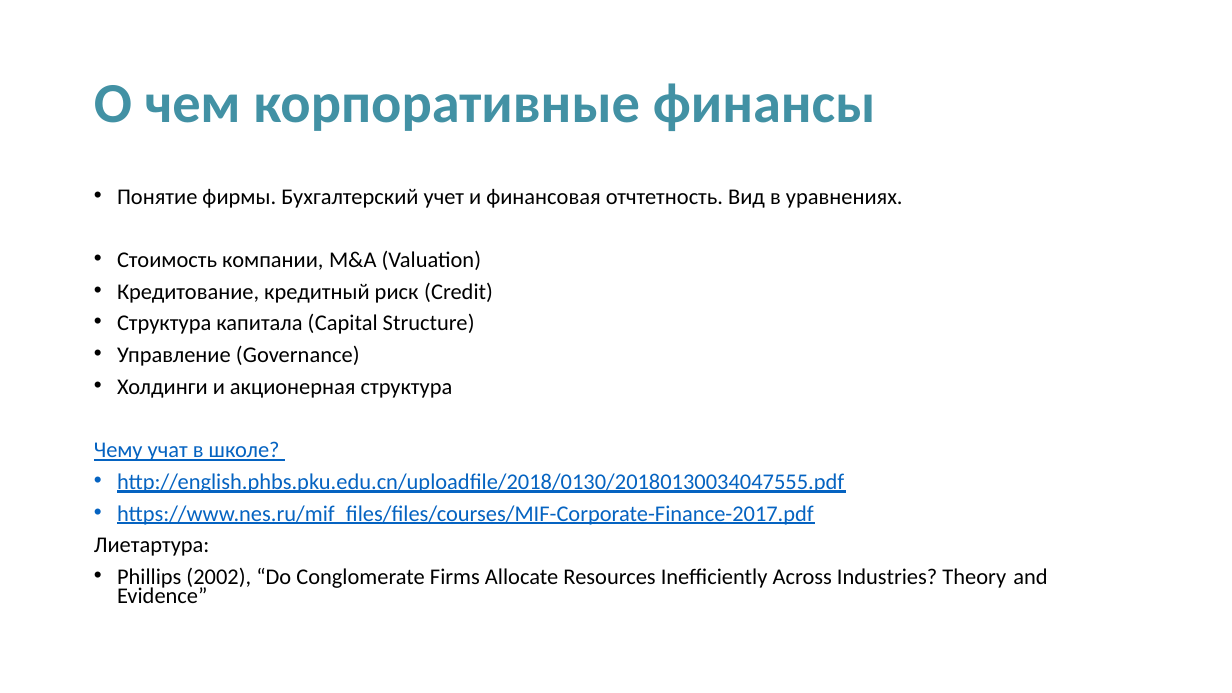
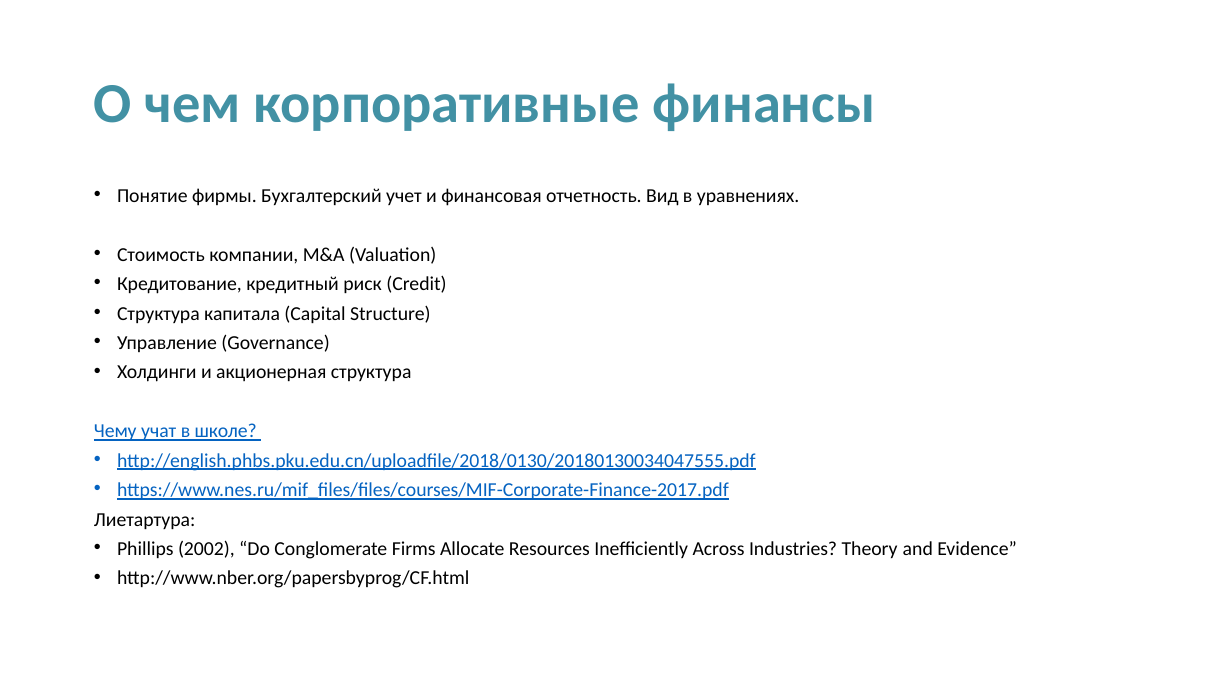
Before and after one commit to ru-corporate/teaching-2018, a slide deck: slide 21 of MRFS_course_outline.pptx (slide 15 before the commit). Drawn at 1232x693 pixels with LibreOffice and Linux fonts; fonts in the diff are those of the drawing. Boxes give left, top, right and bottom in pixels: in the first picture for what was removed or moved away, otherwise in the second. Text is boxed around its words. In the diff, an @@ line names an element or a change of style, - is before the commit and + after.

```diff
--- a/MRFS_course_outline.pptx
+++ b/MRFS_course_outline.pptx
@@ text at bbox=[117, 188, 800, 206]: text changed; size 17.5 to 15.4 pt @@
-• Понятие фирмы. Бухгалтерский учет и финансовая отчтетность. Вид в уравнениях.
+• Понятие фирмы. Бухгалтерский учет и финансовая отчетность. Вид в уравнениях.
@@ text at bbox=[94, 247, 1017, 559]: size 17.5 to 15.4 pt in "Стоимость компании, M&A (Valuation)", "Кредитование, кредитный риск (Credit)", "Структура капитала (Capital Structure)", "Управление (Governance)" and 6 more places @@
@@ text at bbox=[117, 570, 469, 588]: paragraph added @@
+• http://www.nber.org/papersbyprog/CF.html
```
Also in this commit, not shown: 6 other slides changed, 8 slides added, 2 slides removed.
